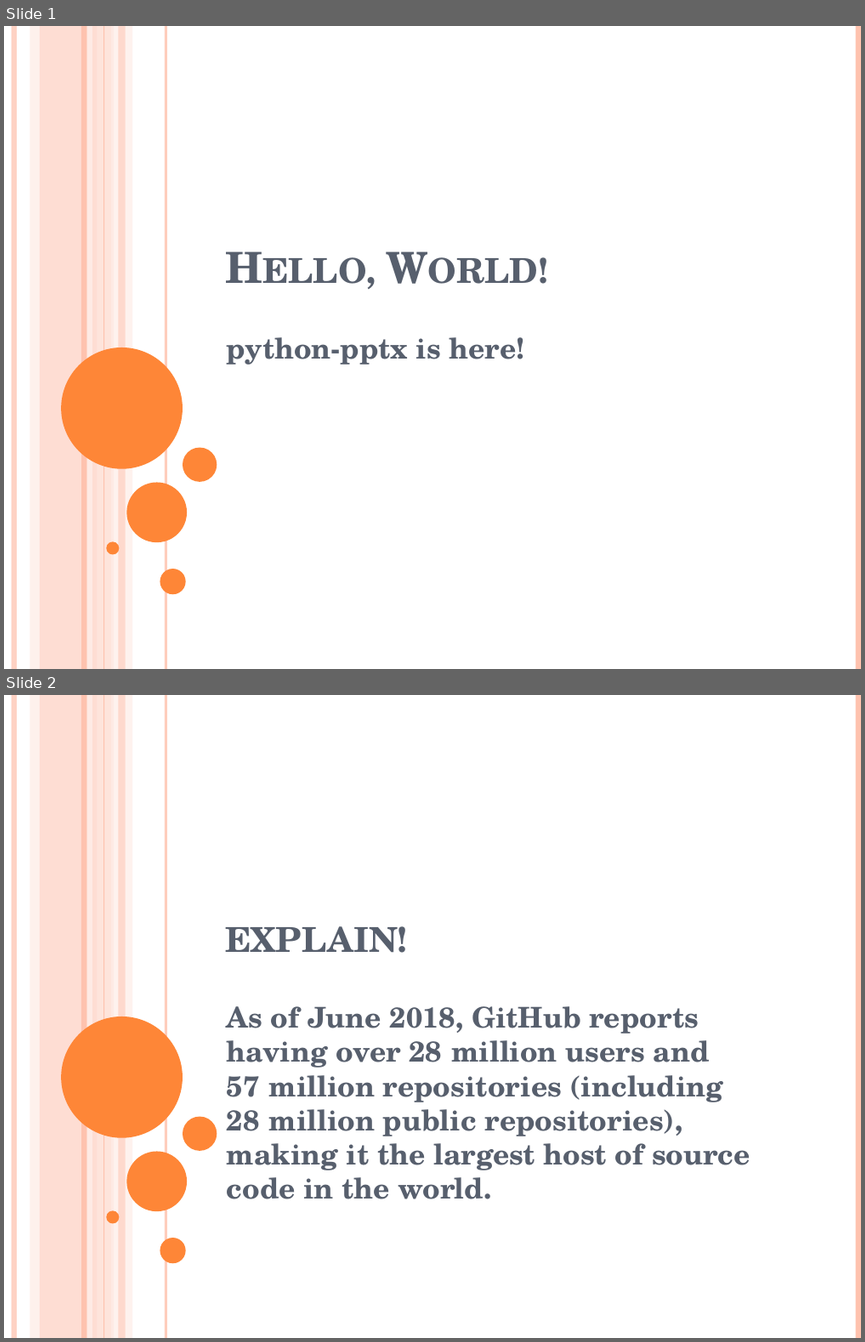
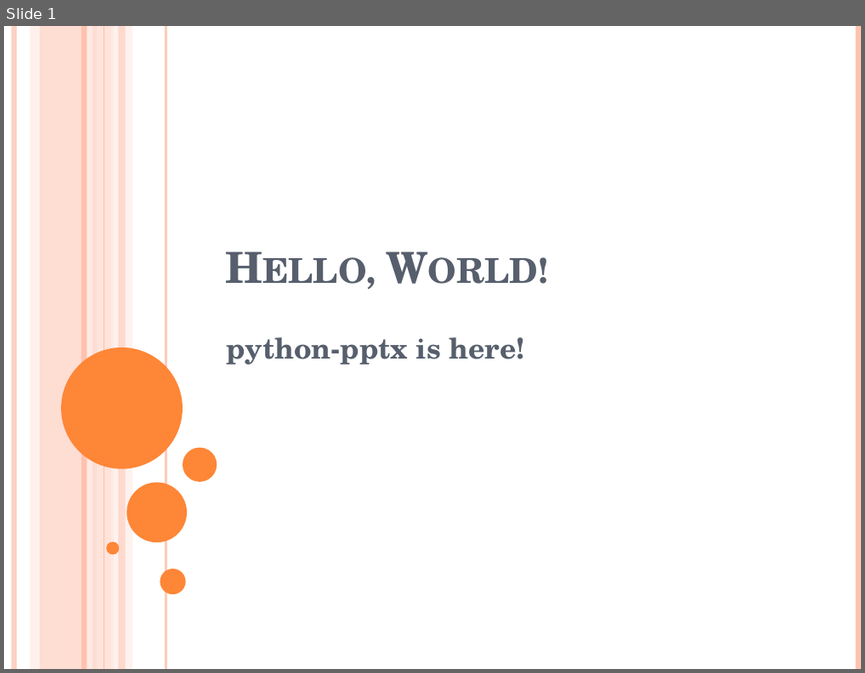
Before and after one commit to surabhi5/instant-ppt, a slide deck: name1.pptx. Shown one above the other, each under a label of ours: slides 1 and 2 before the commit, slide 1 after it. The pictures are 865x1342 and 865x673 pixels, drawn with LibreOffice and Linux fonts; fonts in the diff are those of the drawing. Boxes give left, top, right and bottom in pixels: in the first picture for what was removed or moved away, otherwise in the second. Text is boxed around its words. In the diff, an @@ line names an element or a change of style, - is before the commit and + after.

```diff
--- a/name1.pptx
+++ b/name1.pptx
@@ slide 2 removed at (4,695,861,1338), background #FFFFFF; not listed: 16 template elements that a slide beside it also shows @@
@@ title removed at (225,926,408,953) @@
-explain!
@@ subtitle removed at (227,1006,750,1199) @@
-As of June 2018, GitHub reports having over 28 million users and 57 million repositories (including 28 million public repositories), making it the largest host of source code in the world.
```
Also in this commit, not shown: 2 slides changed, 33 slides added, 15 other slides removed, 8 other files.
